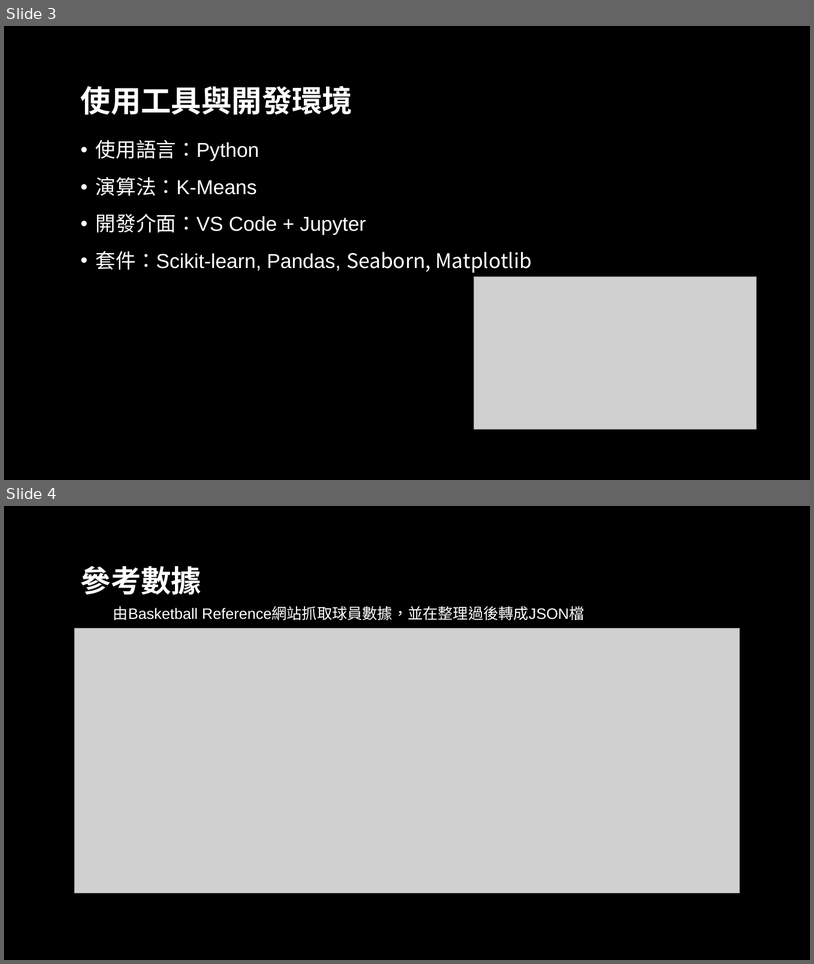
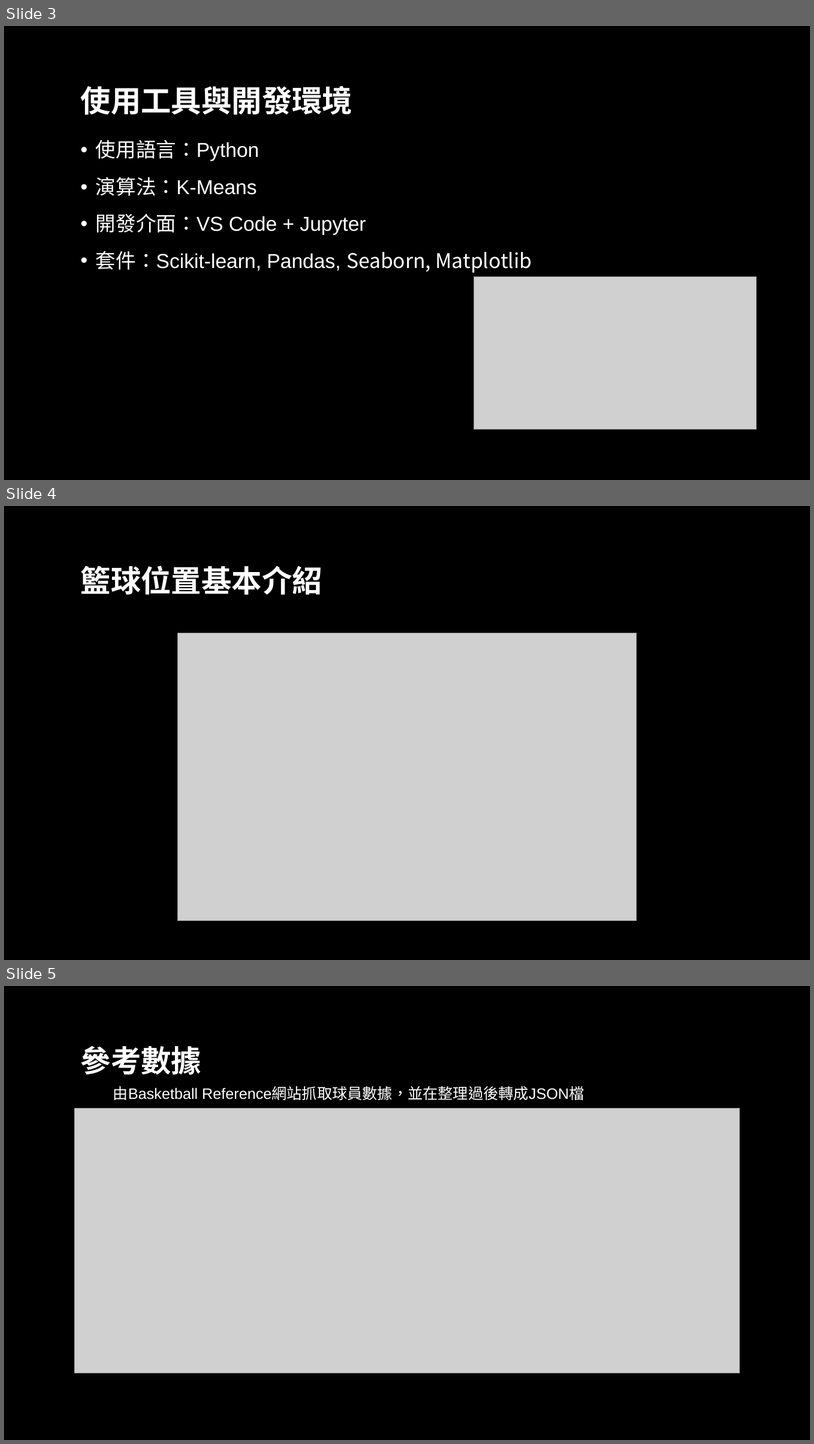
Before and after one commit to 105590023/BaseketballManager, a slide deck: 籃球秘書.pptx. Shown one above the other, each under a label of ours: slides 3 and 4 before the commit, slides 3, 4 and 5 after it. The pictures are 814x964 and 814x1444 pixels, drawn with LibreOffice and Linux fonts; fonts in the diff are those of the drawing; grey boxes stand for pictures; background and template pictures are left out. Boxes give left, top, right and bottom in pixels: in the first picture for what was removed or moved away, otherwise in the second. Text is boxed around its words. In the diff, an @@ line names an element or a change of style, - is before the commit and + after.

```diff
--- a/籃球秘書.pptx
+++ b/籃球秘書.pptx
@@ slide 4 added at box(4, 506, 810, 960), background picture (left out) @@
@@ title added at box(81, 565, 323, 595), 36 pt, text #FFFFFF, bold @@
+籃球位置基本介紹
@@ picture added at box(177, 633, 637, 921) @@
@@ what was slide 4 is now slide 5 @@
```
Also in this commit, not shown: 1 other file.
